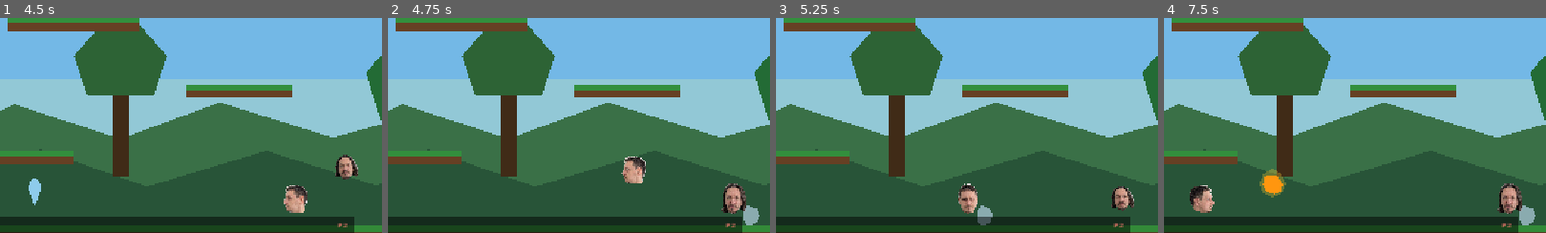
Above: before the commit, frames 1-4 (left to right).
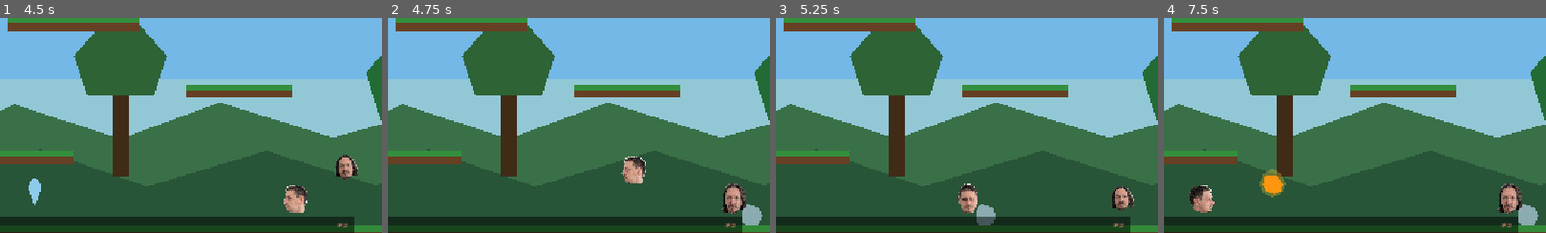
Above: after the commit, the same moments.

Repository: yhovart/smash-hero-rockit
Game: Godot game, scene res://main.tscn
Two runs of this game, one before a commit and one after it. Both use one fixed random seed, a clock stepped at 60 frames per second and the inputs below.
Inputs (mouse positions are % of the whole screen's width and height, from its top left):
- Up to frame 1 (4.5 s): tap Enter at 0.5 s; move the mouse to (72, 45) at 0.52 s; hold D (p1_right) 0.53-2.03 s; tap O (p2_attack) at 0.6 s; click (72, 45) at 0.67 s; tap W (p1_jump) at 0.77, 1.52, 3.02, 3.77 s; tap J (p2_left) at 0.8, 1.35 s; move the mouse to (30, 55) at 1.27 s; tap K (p2_puddle) at 1.55, 2.1 s; move the mouse to (60, 28) at 2.02 s; hold A (p1_left) 2.03-2.78 s; tap L (p2_right) at 2.3, 2.85 s; move the mouse to (45, 70) at 2.77 s; hold D (p1_right) 2.78-4.28 s; click (45, 70) at 2.92 s; tap U (p2_vapor) at 3.05, 3.6 s; move the mouse to (80, 65) at 3.52 s; tap I (p2_jump) at 3.8, 4.35 s; move the mouse to (20, 35) at 4.27 s; hold A (p1_left) from 4.28 s (still down)
- Up to frame 2 (4.75 s): keep holding A (p1_left); tap W (p1_jump) at 4.52 s; tap O (p2_attack) at 4.55 s
- Up to frame 3 (5.25 s): move the mouse to (55, 50) at 5.02 s; release A (p1_left) at 5.03 s; hold D (p1_right) from 5.03 s (still down); tap E (p1_attack) at 5.1 s; click (55, 50) at 5.17 s
- Up to frame 4 (7.5 s): tap J (p2_left) at 5.3 s; move the mouse to (35, 25) at 5.77 s; release D (p1_right) at 5.78 s; hold A (p1_left) 5.78-7.28 s; tap S (p1_puddle) at 5.85 s; tap W (p1_jump) at 6.02, 6.77 s; tap K (p2_puddle) at 6.05 s; move the mouse to (72, 45) at 6.52 s; tap Q (p1_vapor) at 6.6 s; tap L (p2_right) at 6.8 s; move the mouse to (30, 55) at 7.27 s; hold D (p1_right) from 7.28 s (still down); tap O (p2_attack) at 7.35 s; click (30, 55) at 7.42 s
The pictures show only the part of the screen within x 29-79%, y 41-91%; the shares and areas given below are measured in that part.

Frame 1 is identical in both runs. In frame 2, 0.1% of the frame differs, in the area x 92-98%, y 86-97%; in frame 3, 0.1%, in the area x 52-58%, y 86-97%; in frame 4, 0.1%.

Commit message:
controls adaptations

Diff:
--- a/main.gd
+++ b/main.gd
@@ -556,6 +556,15 @@
 	_bind_joy_motion_if_missing("p1_left", JOY_AXIS_LEFT_X, -1.0, 0)
 	_bind_joy_motion_if_missing("p1_right", JOY_AXIS_LEFT_X, 1.0, 0)
 
+	_bind_joy_button_if_missing("p2_left", JOY_BUTTON_DPAD_LEFT, 1)
+	_bind_joy_button_if_missing("p2_right", JOY_BUTTON_DPAD_RIGHT, 1)
+	_bind_joy_button_if_missing("p2_jump", JOY_BUTTON_A, 1)
+	_bind_joy_button_if_missing("p2_attack", JOY_BUTTON_X, 1)
+	_bind_joy_button_if_missing("p2_vapor", JOY_BUTTON_Y, 1)
+	_bind_joy_button_if_missing("p2_puddle", JOY_BUTTON_B, 1)
+	_bind_joy_motion_if_missing("p2_left", JOY_AXIS_LEFT_X, -1.0, 1)
+	_bind_joy_motion_if_missing("p2_right", JOY_AXIS_LEFT_X, 1.0, 1)
+
 
 func _bind_key_if_missing(action: String, keycode: Key) -> void:
 	for event in InputMap.action_get_events(action):
--- a/player/player.gd
+++ b/player/player.gd
@@ -246,7 +246,7 @@
 
 func _melee_attack() -> void:
 	is_attacking = true
-	attack_timer = 0.35
+	attack_timer = 0.5
 	attack_hitbox.monitoring = true
 	attack_hitbox.position.x = facing * 20.0
 	$AttackVisual.visible = true
--- a/player/player.tscn
+++ b/player/player.tscn
@@ -9,7 +9,7 @@
 size = Vector2(48, 10)
 
 [sub_resource type="RectangleShape2D" id="RectangleShape2D_attack"]
-size = Vector2(30, 32)
+size = Vector2(38, 36)
 
 [node name="Player" type="CharacterBody2D"]
 collision_layer = 1
@@ -77,7 +77,7 @@
 visible = false
 position = Vector2(20, 0)
 color = Color(0.8, 0.9, 1.0, 0.6)
-polygon = PackedVector2Array(0, -16, 14, -10, 18, 0, 14, 10, 0, 16, -6, 6, -6, -6)
+polygon = PackedVector2Array(0, -18, 18, -12, 22, 0, 18, 12, 0, 18, -8, 8, -8, -8)
 
 [node name="ChargeVisual" type="Polygon2D" parent="."]
 visible = false
--- a/player/water_projectile.gd
+++ b/player/water_projectile.gd
@@ -1,9 +1,11 @@
 extends Area2D
 
-const SPEED = 450.0
+const BASE_SPEED = 450.0
+const REFLECT_SPEED_BOOST = 120.0
 const LIFETIME = 1.5
 
 var direction := 1.0
+var speed := BASE_SPEED
 var owner_node: Node2D = null
 var timer := 0.0
 var arm_frames := 0
@@ -15,7 +17,7 @@
 	arm_frames += 1
 	if arm_frames == 3 and not monitoring:
 		monitoring = true
-	position.x += direction * SPEED * delta
+	position.x += direction * speed * delta
 	timer += delta
 	$Visual.rotation += direction * 8.0 * delta
 	if timer >= LIFETIME:
@@ -31,6 +33,7 @@
 func reflect(new_owner: Node2D) -> void:
 	direction *= -1.0
 	owner_node = new_owner
+	speed += REFLECT_SPEED_BOOST
 	timer = 0.0
 	$Visual.rotation = 0.0
 
